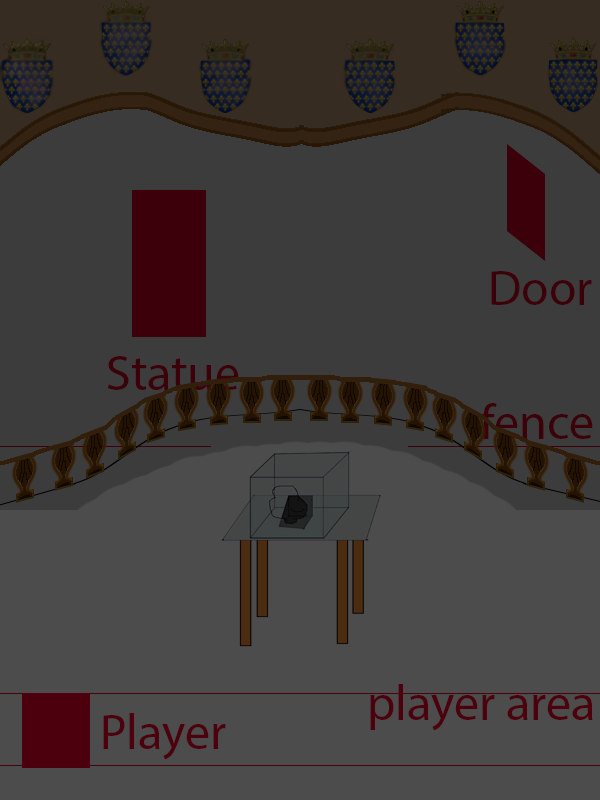
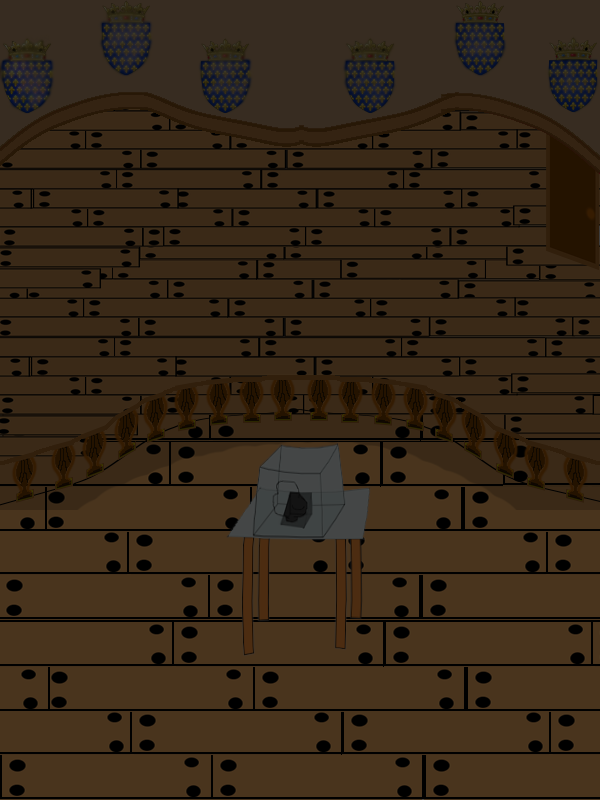
Revision of a layered 600px x 800px image; what changed, layer by layer:
painted on "Pedestal" (2nd of 3, in "Pedestal") over [211, 440, 408, 665]
added group "FloorBottom" with 100 layers above "FloorTop" over [0, 94, 600, 457]
added group "FloorTop" with 35 layers above "Prototype" over [0, 393, 600, 800]
added layer "Rectangle 6" (103rd of 135, in "FloorTop") in group "FloorTop" over [209, 393, 422, 441]
added layer "Rectangle 6" (104th of 135, in "FloorTop") in group "FloorTop" over [2, 393, 215, 441]
added layer "Rectangle 6" (107th of 135, in "FloorTop") in group "FloorTop" over [381, 439, 594, 487]
added layer "Rectangle 6" (108th of 135, in "FloorTop") in group "FloorTop" over [169, 439, 382, 487]
added layer "Rectangle 6" (112th of 135, in "FloorTop") in group "FloorTop" over [250, 484, 463, 532]
added layer "Rectangle 6" (113th of 135, in "FloorTop") in group "FloorTop" over [39, 484, 252, 532]
added layer "Rectangle 6" (115th of 135, in "FloorTop") in group "FloorTop" over [339, 527, 552, 575]
added layer "Rectangle 6" (116th of 135, in "FloorTop") in group "FloorTop" over [127, 527, 340, 575]
added layer "Rectangle 6" (119th of 135, in "FloorTop") in group "FloorTop" over [208, 572, 421, 620]
added layer "Rectangle 6" (122nd of 135, in "FloorTop") in group "FloorTop" over [384, 619, 597, 667]
added layer "Rectangle 6" (123rd of 135, in "FloorTop") in group "FloorTop" over [172, 619, 385, 667]
added layer "Rectangle 6" (127th of 135, in "FloorTop") in group "FloorTop" over [253, 664, 466, 712]
added layer "Rectangle 6" (128th of 135, in "FloorTop") in group "FloorTop" over [42, 664, 255, 712]
added layer "Rectangle 6" (130th of 135, in "FloorTop") in group "FloorTop" over [342, 707, 555, 755]
added layer "Rectangle 6" (131st of 135, in "FloorTop") in group "FloorTop" over [130, 707, 343, 755]
hid "Rectangle 2" over [132, 190, 206, 337]
…and 119 more changes (114 added, 5 visibility)
